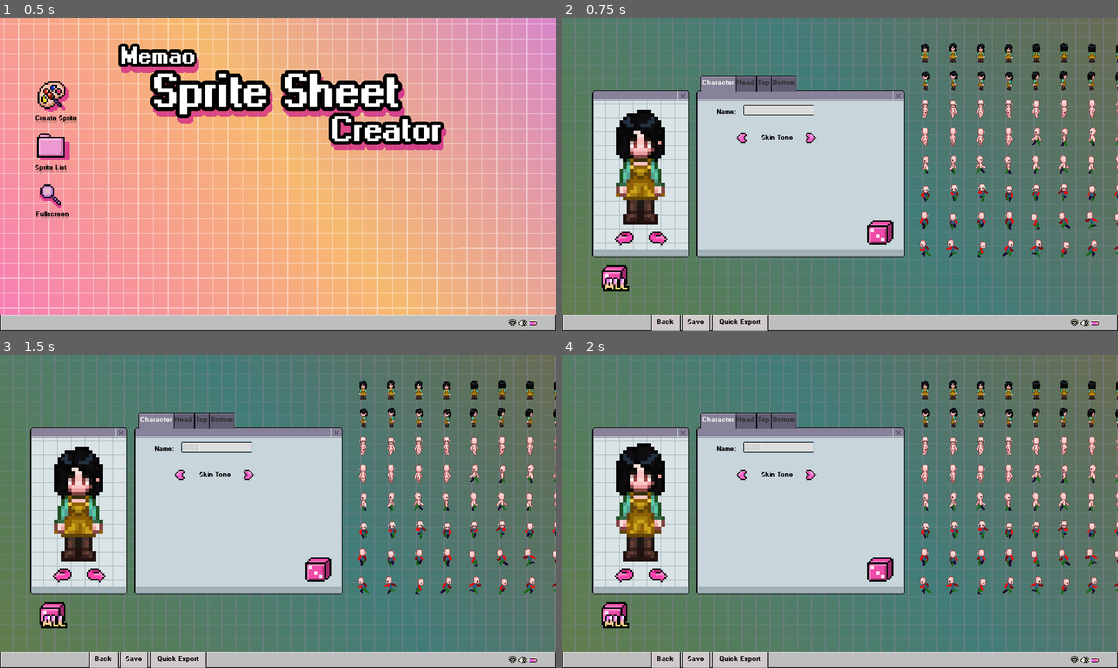
Above: before the commit, frames 1-4 (two rows, left to right).
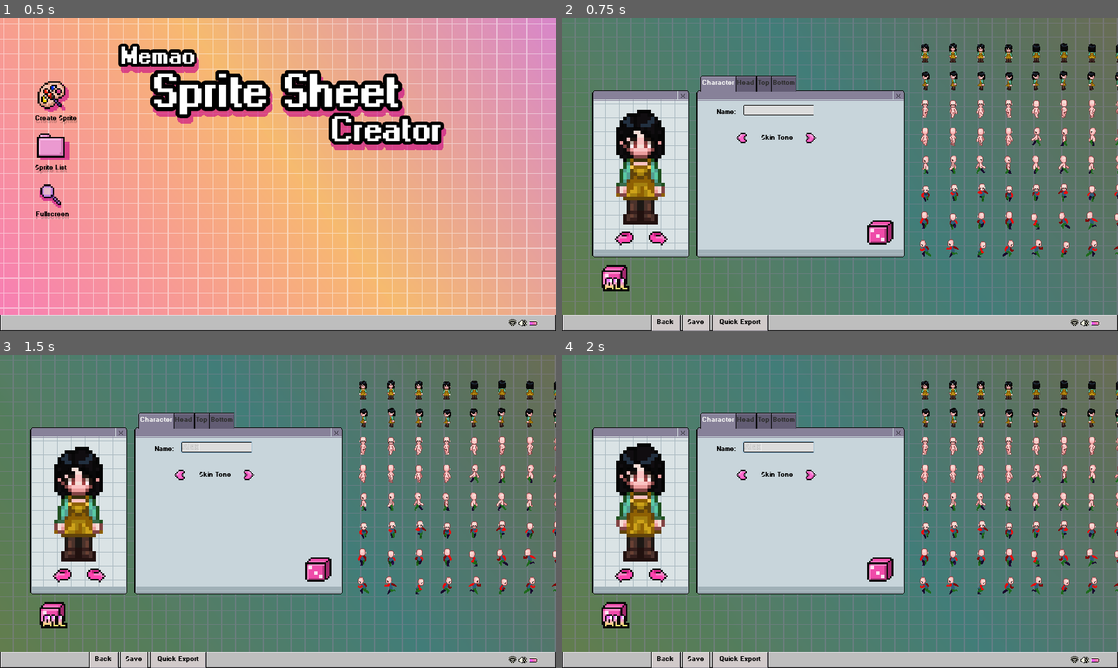
Above: after the commit, the same moments.

Repository: Sleeping-Robot-Games/Sprite-Generator
Game: Godot game, scene res://Scenes/Menu.tscn
Two runs of this game, one before a commit and one after it. Both use one fixed random seed, a clock stepped at 60 frames per second and the inputs below.
Inputs (mouse positions are in pixels of both pictures, inside the frame that each line leads up to):
- Up to frame 1 (0.5 s): no input
- Up to frame 2 (0.75 s): click (612, 96) at 0.5 s
- Up to frame 3 (1.5 s): click (216, 445) at 1.27 s; type "Alex" at 1.35 s
- Up to frame 4 (2 s): no input

Frame 1 is identical in both runs. In frame 2, less than 0.1% of the frame differs, in the area x 10-100%, y 9-43%; in frame 3, less than 0.1%; in frame 4, less than 0.1%.

Commit message:
export fixes

Diff:
--- a/Scripts/SpriteCreate.gd
+++ b/Scripts/SpriteCreate.gd
@@ -99,8 +99,6 @@
 	pass
 
 func update_sheet_preview():
-	for frame in $Preview.get_children():
-		frame.queue_free()
 	var state = {'sprite_state': sprite_state, 'palette_state': palette_sprite_state}
 	sprite_generator.create_spritesheet(state, $Preview)
 
@@ -157,10 +155,10 @@
 
 	update_sheet_preview()
 
-
 func ensure_jacket_state():
 	if not '000' in sprite_state['JacketB']:
-		player_sprite['TopB'].set_texture(null)
+		sprite_state['TopB'] = sprite_folder_path + 'TopB/topb_001.png'
+		player_sprite['TopB'].set_texture(load(sprite_state['TopB']))
 	if '000' in sprite_state['JacketA']:
 		sprite_state['JacketB'] = sprite_folder_path + 'JacketB/jacketb_000.png'
 		player_sprite['JacketB'].set_texture(load(sprite_state['JacketB']))
@@ -169,9 +167,14 @@
 	if sprite_name == 'HairB':
 		var hair_d_texture = sprite_folder_path + '/HairD/' + 'haird_' + get_sprite_number_from_name(sprite_name) + '.png'
 		if ResourceLoader.exists(hair_d_texture):
+			sprite_state['HairD'] = hair_d_texture
 			player_sprite['HairD'].set_texture(load(hair_d_texture))
 	if sprite_name == 'HairC' and get_sprite_number_from_name("HairA") == '001':
-		player_sprite['HairC'].set_texture(null)
+		sprite_state['HairC'] = sprite_folder_path + 'HairC/hairc_000.png'
+		player_sprite['HairC'].set_texture(load(sprite_state['HairC']))
+	if sprite_name == 'HairA' and get_sprite_number_from_name("HairA") == '001' and get_sprite_number_from_name("HairC") != '000':
+		sprite_state['HairC'] = sprite_folder_path + 'HairC/hairc_000.png'
+		player_sprite['HairC'].set_texture(load(sprite_state['HairC']))
 
 func get_sprite_number_from_name(sprite_name):
 	return sprite_state[sprite_name].substr(len(sprite_state[sprite_name]) - 7, 3)
--- a/Scripts/SpriteGenerator.gd
+++ b/Scripts/SpriteGenerator.gd
@@ -22,6 +22,10 @@
 	pass
 
 func create_spritesheet(state, parent = null):
+	var target = parent if parent else $ViewportContainer/Viewport
+	for frame in target.get_children():
+		frame.queue_free()
+
 	var cell_width = float(sheet_width) / columns  # e.g. 384 / 8 = 48
 	var cell_height = float(sheet_height) / rows   # e.g. 384 / 8 = 48
 
@@ -61,6 +65,7 @@
 		# Apply the sprite_state
 		frame_instance.create_character(state)
 
+
 func export_spritesheet():
 	show()
 	# Start a short timer to allow the viewport to render before capturing
